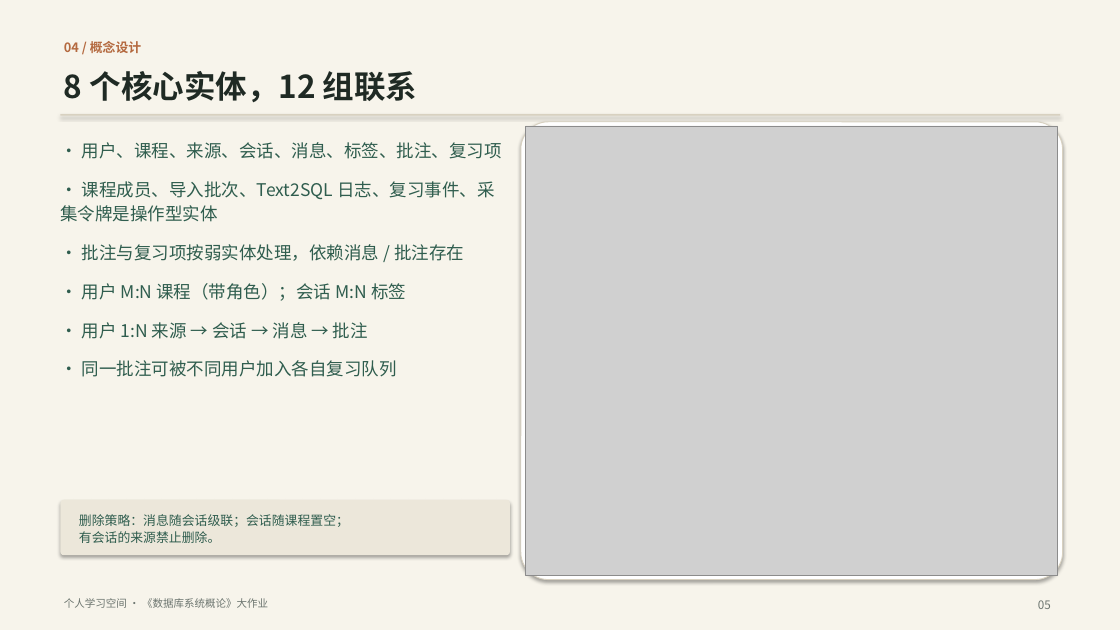
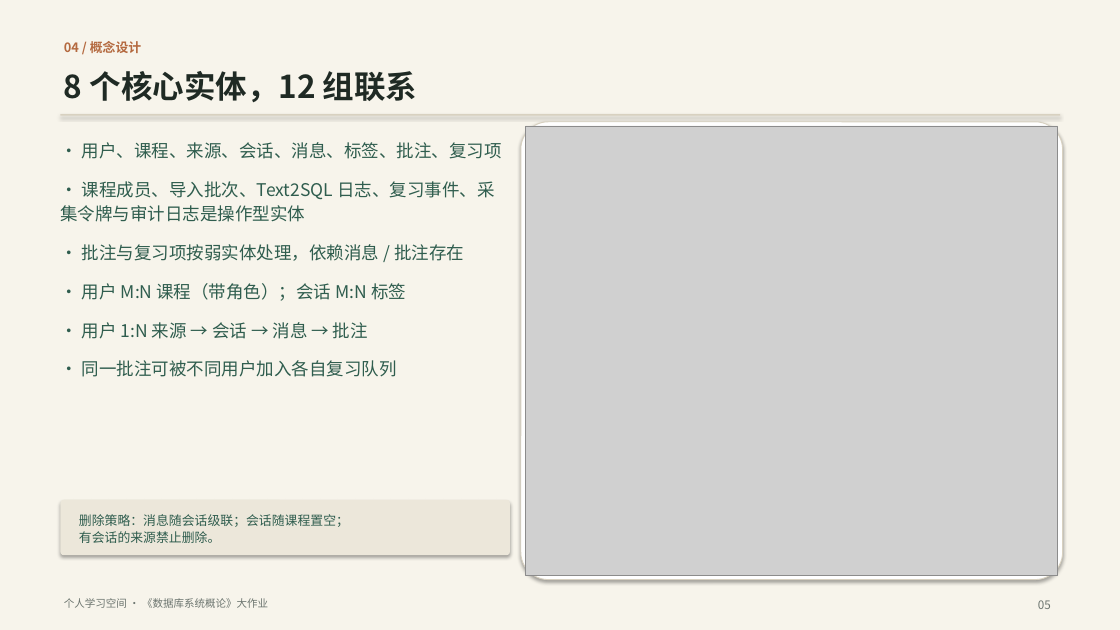
Before and after one commit to ycl-berserk/2026Database, a slide deck: slide 5 of docs/汇报.pptx. Drawn at 1120x630 pixels with LibreOffice and Linux fonts; fonts in the diff are those of the drawing; grey boxes stand for pictures. Boxes give left, top, right and bottom in pixels: in the first picture for what was removed or moved away, otherwise in the second. Text is boxed around its words. In the diff, an @@ line names an element or a change of style, - is before the commit and + after.

Commit message:
feat: 审计历史与通用触发器（D2）
- 迁移 007 新增 audit_log，审计课程、课程成员与账号的结构变更
- 只记录对象、动作、主键与变更列名，排除 password_hash，不复制任何列值
- SECURITY DEFINER 触发器写入，ls_app 只读；清理函数最少保留 90 天
- 管理页新增筛选时间线与清理入口，补充 6 项集成测试和 verify.db.audit
- 文档、截图与 PPT 更新到 16 张表、9 个触发器、274 项测试、41 项验收

```diff
--- a/docs/汇报.pptx
+++ b/docs/汇报.pptx
@@ text at [60,181,494,222]: text changed @@
-• 课程成员、导入批次、Text2SQL 日志、复习事件、采集令牌是操作型实体
+• 课程成员、导入批次、Text2SQL 日志、复习事件、采集令牌与审计日志是操作型实体
```
Also in this commit, not shown: 7 other slides changed, 26 other files.
